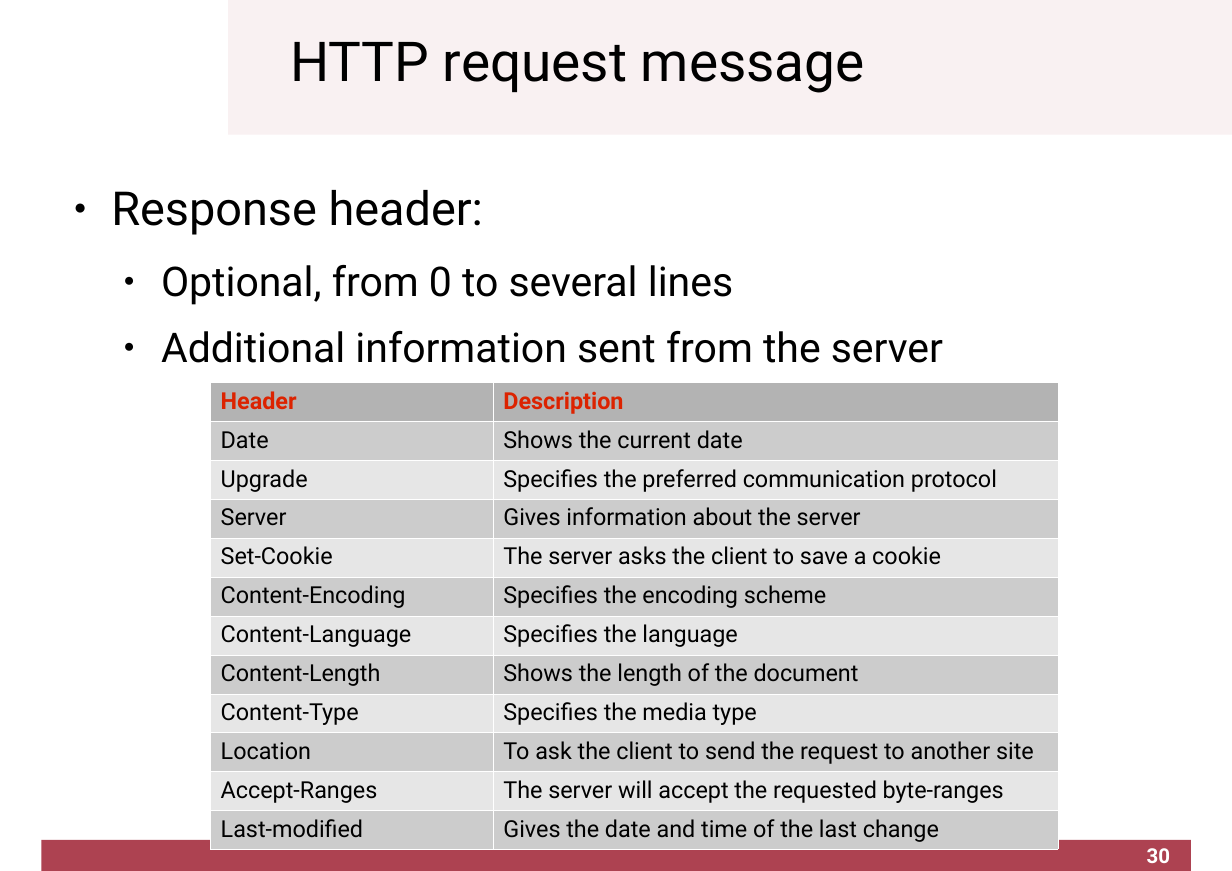
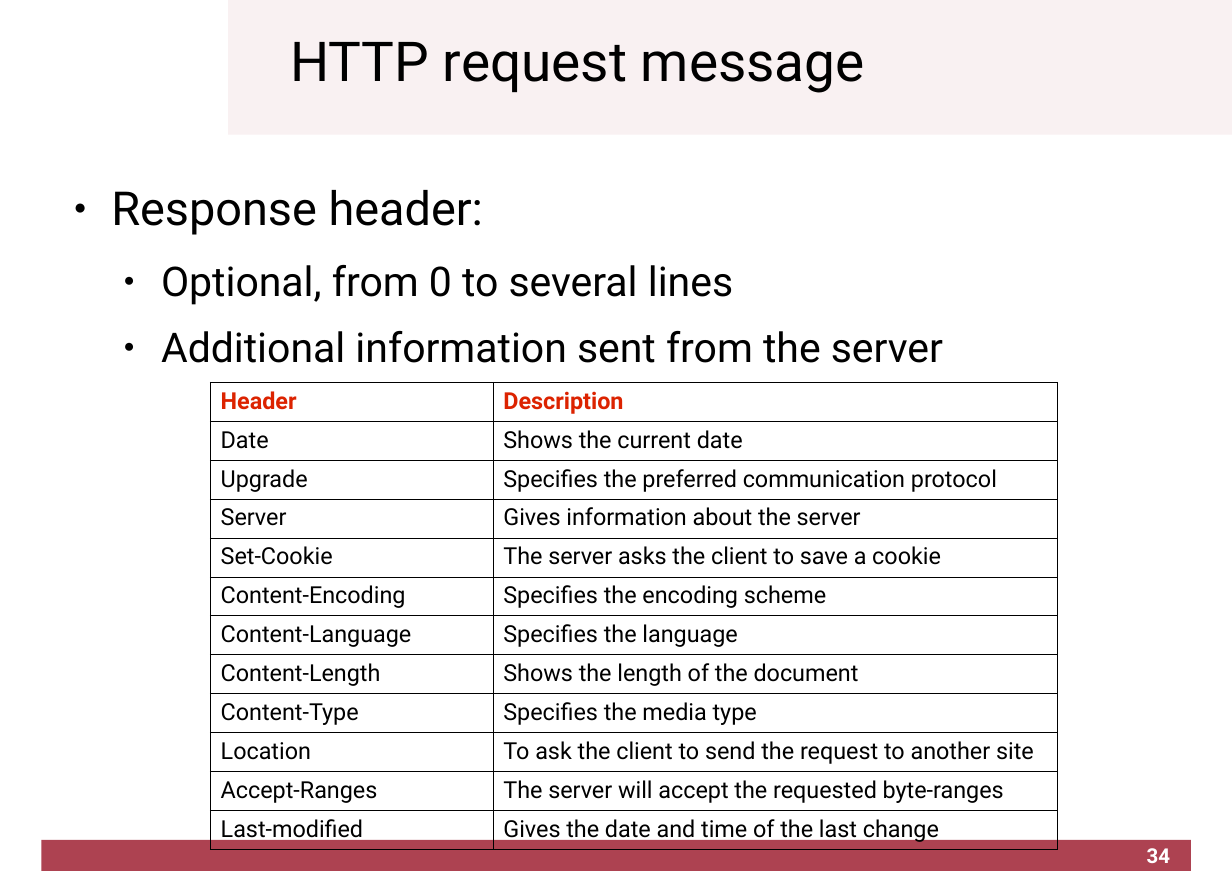
Before and after one commit to cletomartin/redes1, a slide deck: slide 34 of slides/application.odp (slide 30 before the commit). Drawn at 1232x871 pixels with LibreOffice and Linux fonts; fonts in the diff are those of the drawing; background and template pictures are left out. Boxes give left, top, right and bottom in pixels: in the first picture for what was removed or moved away, otherwise in the second. Text is boxed around its words. In the diff, an @@ line names an element or a change of style, - is before the commit and + after.

```diff
--- a/slides/application.odp
+++ b/slides/application.odp
@@ table at (211,383,1058,849) @@
@@ fill #B3B3B3 to none in row 1 @@
@@ fill #CCCCCC to none in 12 cells @@
@@ fill #E6E6E6 to none in 10 cells @@
@@ borders changed @@
@@ page number at (1147,848,1171,863): text changed @@
-30
+34
```
Also in this commit, not shown: 11 other slides changed, 4 slides added, 2 other files.
